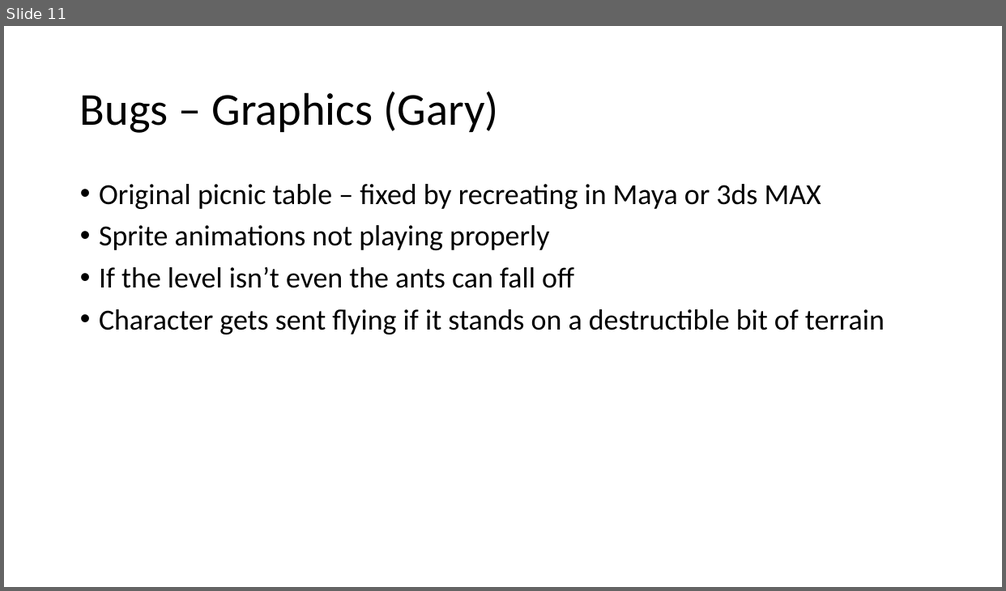
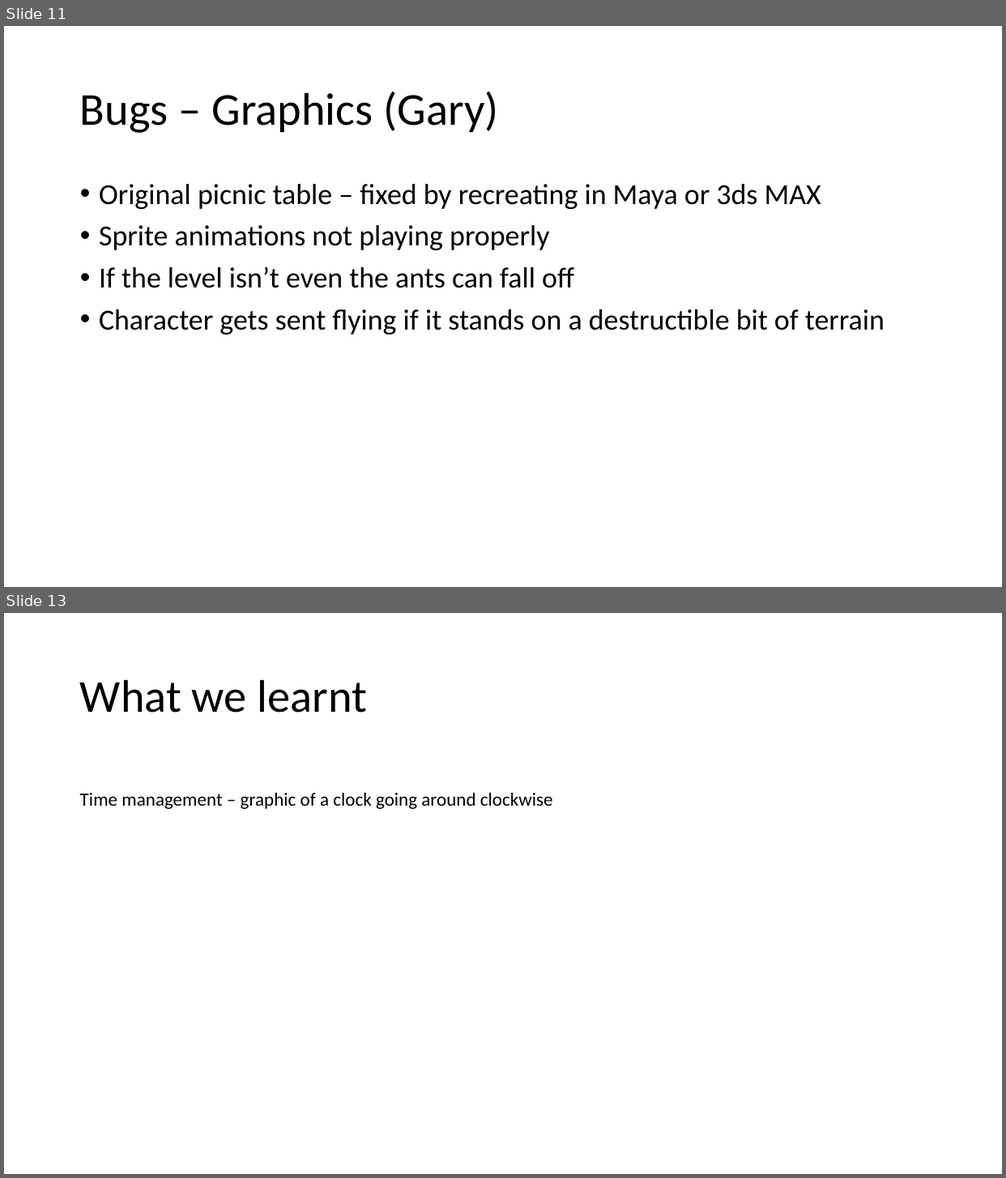
Before and after one commit to DannyStanley/TDEMO-, a slide deck: Video Presentation V2.pptx. Shown one above the other, each under a label of ours: slide 11 before the commit, slides 11 and 13 after it; the slides between them are not shown. The pictures are 1006x591 and 1006x1178 pixels, drawn with LibreOffice and Linux fonts; fonts in the diff are those of the drawing. Boxes give left, top, right and bottom in pixels: in the first picture for what was removed or moved away, otherwise in the second. Text is boxed around its words. In the diff, an @@ line names an element or a change of style, - is before the commit and + after.

```diff
--- a/Video Presentation V2.pptx
+++ b/Video Presentation V2.pptx
@@ slide 13 added at (4,613,1002,1174), background #FFFFFF @@
@@ title added at (80,679,368,713), 44 pt, text #000000 @@
+What we learnt
@@ text added at (80,793,553,809), 18 pt, text #000000 @@
+Time management – graphic of a clock going around clockwise
```
Also in this commit, not shown: 1 slide changed, 4 other slides added.
